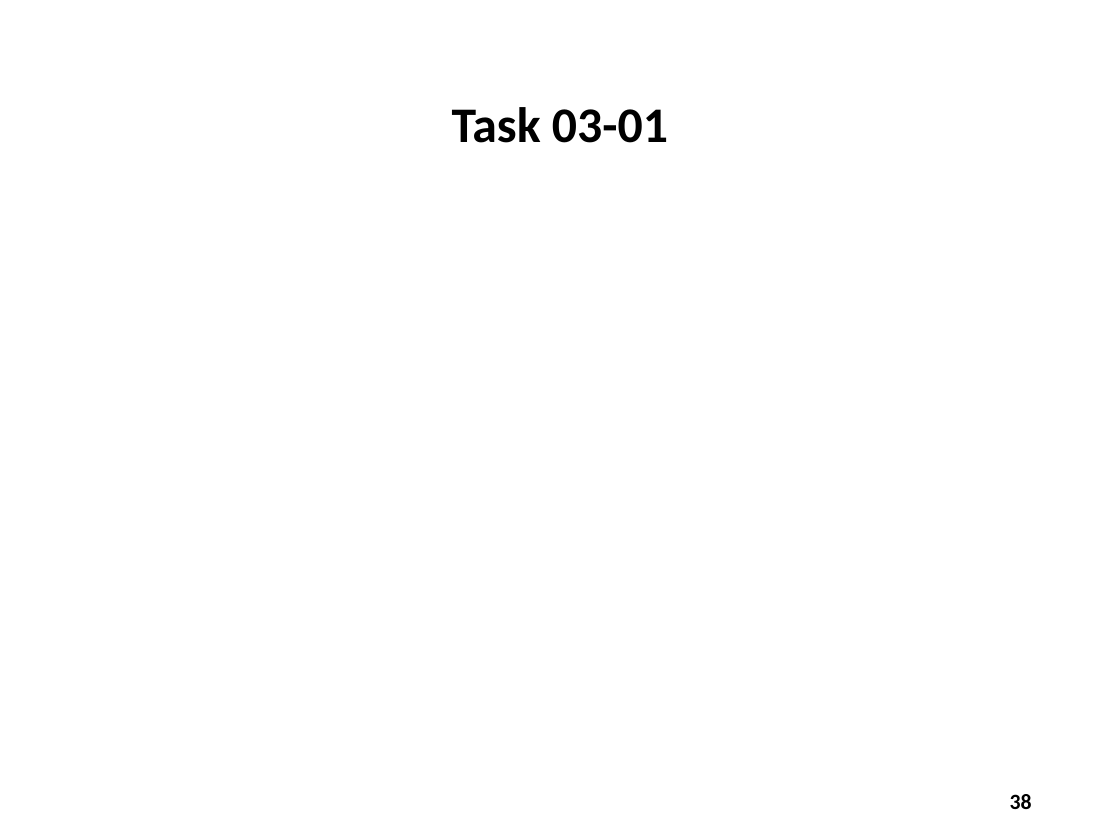
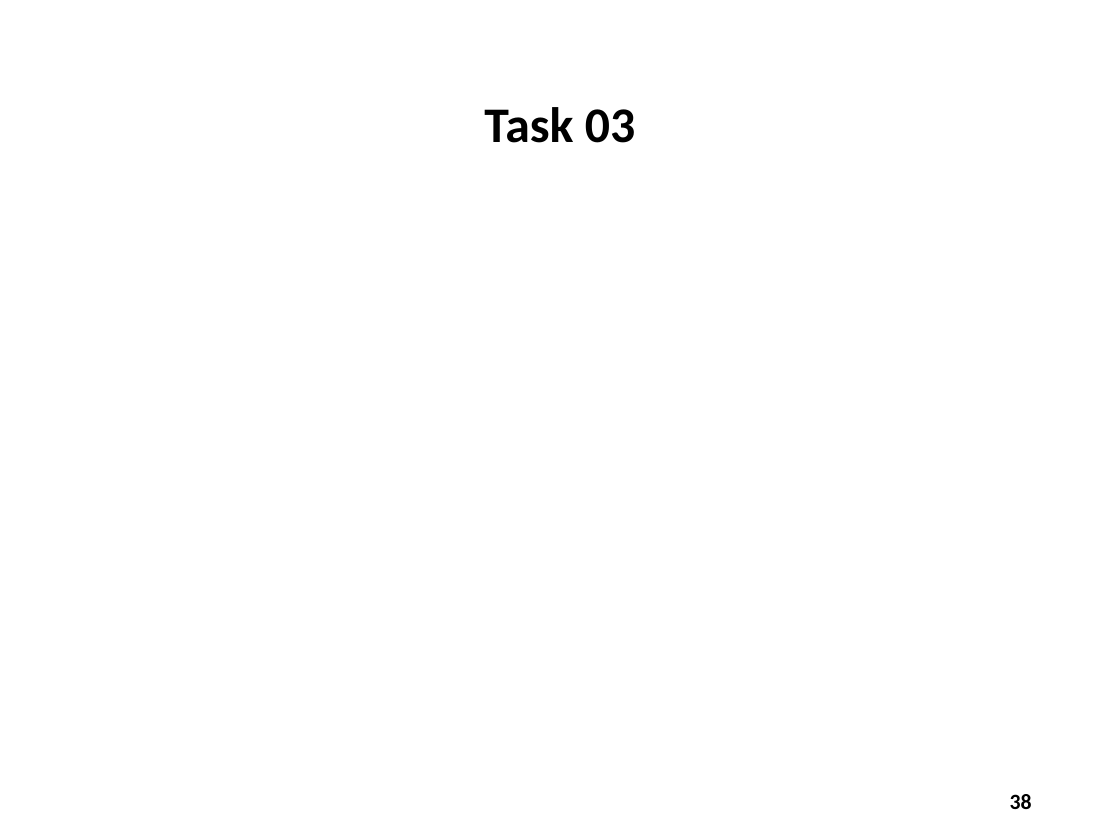
Before and after one commit to dbiersach/csi-spark-prep, a slide deck: slide 38 of slides/Session 03 - 2D Graphics/Session 03 - 2D Graphics.pptx. Drawn at 1120x840 pixels with LibreOffice and Linux fonts; fonts in the diff are those of the drawing; grey boxes stand for pictures. Boxes give left, top, right and bottom in pixels: in the first picture for what was removed or moved away, otherwise in the second. Text is boxed around its words. In the diff, an @@ line names an element or a change of style, - is before the commit and + after.

```diff
--- a/slides/Session 03 - 2D Graphics/Session 03 - 2D Graphics.pptx
+++ b/slides/Session 03 - 2D Graphics/Session 03 - 2D Graphics.pptx
@@ title at (x1=484, y1=107, x2=635, y2=143): text changed @@
-Task 03-01
+Task 03
```
Also in this commit, not shown: 1 other slide changed, 6 other files.
